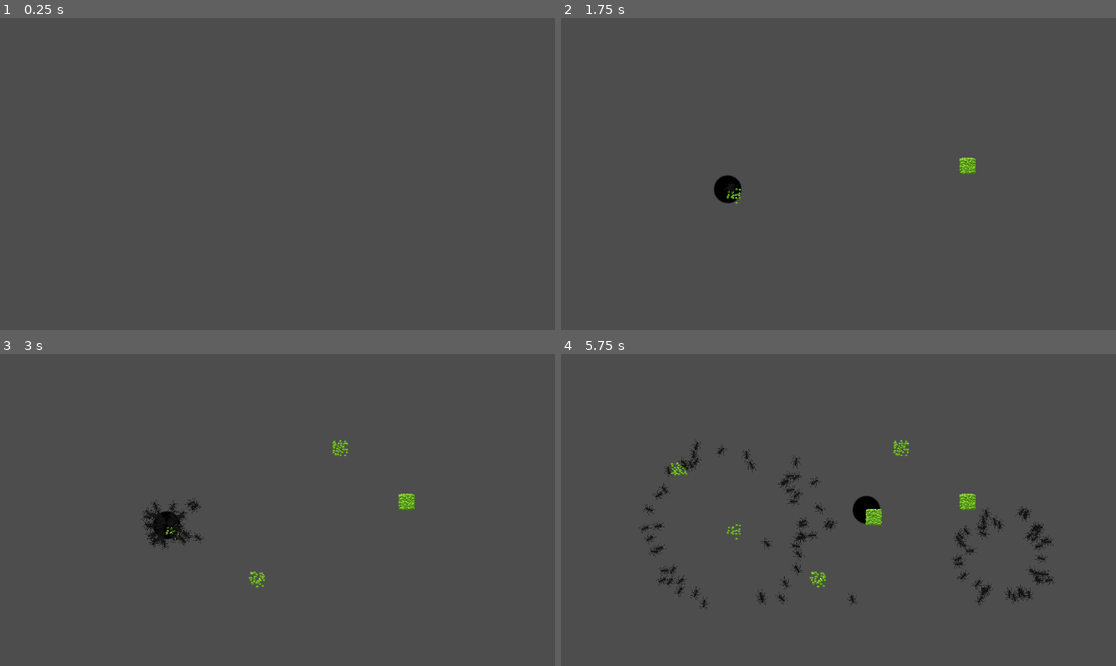
Above: before the commit, frames 1-4 (two rows, left to right).
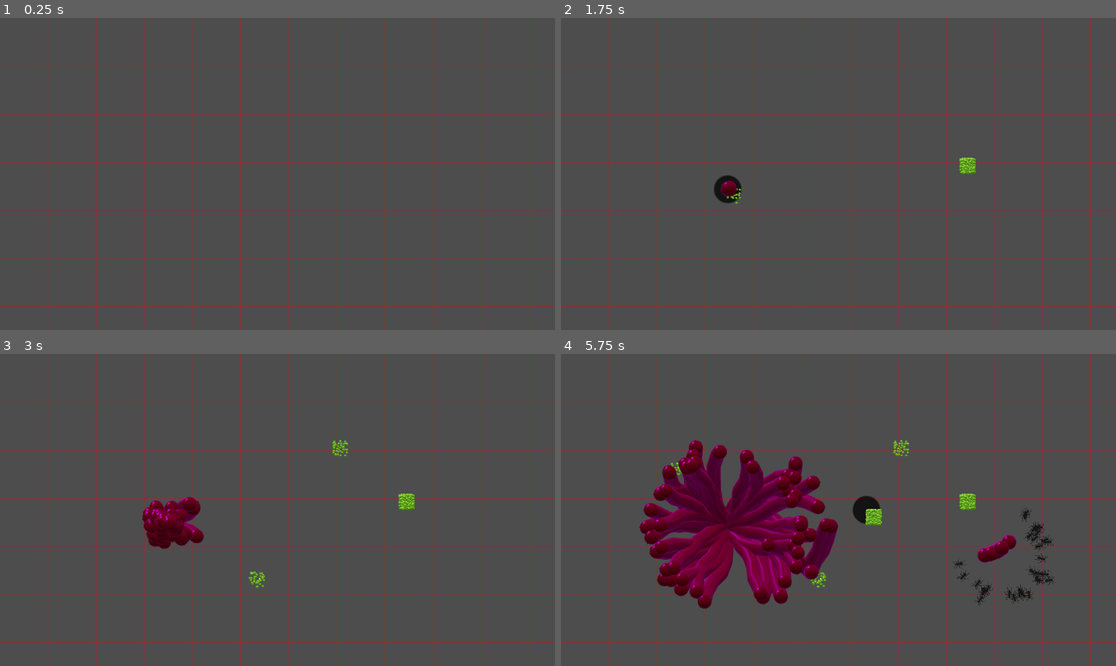
Above: after the commit, the same moments.

Repository: Vivek13130/Ant_colony_simulator
Game: Godot game, scene res://Scenes/main_scene/main_scene.tscn
The game is run twice, just before and just after one commit, with the same random seed, the same clock (stepped at 60 frames per second) and the same inputs.
Inputs (mouse positions are in pixels of both pictures, inside the frame that each line leads up to):
- Up to frame 1 (0.25 s): no input
- Up to frame 2 (1.75 s): tap Enter at 0.5 s; move the mouse to (960, 158) at 0.52 s; hold F (add_food) 0.53-1.28 s; tap H (add_home_base) at 0.8, 1.35 s; tap Space at 1.25 s; move the mouse to (727, 189) at 1.27 s; tap A (spawn_ant) at 1.55 s
- Up to frame 3 (3 s): move the mouse to (333, 441) at 2.02 s; hold A (spawn_ant) 2.03-2.78 s; tap F (add_food) at 2.3, 2.85 s; move the mouse to (249, 572) at 2.77 s
- Up to frame 4 (5.75 s): tap H (add_home_base) at 3.05, 3.6, 5.3 s; move the mouse to (1005, 556) at 3.52 s; hold A (spawn_ant) 3.53-4.28 s; move the mouse to (672, 463) at 4.27 s; tap A (spawn_ant) at 4.35 s; tap F (add_food) at 4.55 s; move the mouse to (866, 510) at 5.02 s; hold F (add_food) from 5.03 s (still down)

The runs differ from the first frame. In frame 1, 2.7% of the frame differs, in the area x 0-100%, y 0-100%; in frame 2, 2.8%; in frame 3, 4.0%; in frame 4, 15%.

Commit message:
2nd commit
ants can detect food now , added some debugging system as well ...

now working on pheromones

Diff:
--- a/Scenes/ant/ant.gd
+++ b/Scenes/ant/ant.gd
@@ -4,24 +4,34 @@
 #movement variables
 var speed := 50
 var current_direction = Vector2.ZERO
+
 var time_since_last_change = 0.0
 var direction_change_interval = 0.5
 var window_margin :int = 10
 
 var target_position = null
+var ant_has_food : bool = false
 var returning_home = false
 var random_direction = Vector2.ZERO
+
+var food_found = null # a var to store the food found by an ant for debugging purposes
+var fps_counter : int = 0 # to remove the lines from the ants that are not detecting the food now
 
 const PHEROMONE_SCENE : PackedScene = preload("res://Scenes/pheromone/pheromone.tscn")
 
 # Called when the node enters the scene tree for the first time.
 func _ready():
-	randomize()
+	pass
+	#randomize()
 
 # Called every frame. 'delta' is the elapsed time since the previous frame.
 func _process(delta):
-	if returning_home:
+
+
+	if ant_has_food:
 		drop_pheromones(delta)
+	else :
+		detect_food()
 
 	if target_position != null:
 		move_to_target(delta)
@@ -48,13 +58,13 @@
 
 
 
-func avoid_obstacle(x , y):
+func avoid_obstacle(x , y) -> void:
 	# Move the ant away from the obstacle by reversing direction
 	position.x += x
 	position.y += y
 	current_direction = -current_direction
 
-func move_randomly(delta):
+func move_randomly(delta) -> void:
 	time_since_last_change += delta
 
 	if current_direction == Vector2.ZERO or time_since_last_change >= direction_change_interval:
@@ -73,10 +83,10 @@
 	move_and_slide()
 
 
-func set_new_target(new_target):
+func set_new_target(new_target) -> void:
 	target_position = new_target
 
-func is_near_window_edge() :
+func is_near_window_edge() -> void:
 	var viewport_rect = get_viewport_rect()
 	var pos = global_position
 
@@ -97,3 +107,38 @@
 	var pheromone_instance = PHEROMONE_SCENE.instantiate()
 	pheromone_instance.position = $".".global_position
 	get_tree().root.get_node("main_scene").get_node("pheromone_manager").add_child(pheromone_instance)
+
+
+
+func detect_food() -> void :
+	var ant_position = global_position
+	var cell_pos = auto_load.world_pos_to_grid(ant_position)
+
+	# we have the current cell, we have to detect food in neigh. 8 cells as well as this cell
+	for dx in range(-1, 2):
+		for dy in range(-1, 2):
+			var neighbour_cell = cell_pos + Vector2(dx , dy)
+
+			if auto_load.food_items_grid.has(neighbour_cell):
+
+				for food in auto_load.food_items_grid[neighbour_cell]:
+
+					if global_position.distance_to(food.global_position) < auto_load.FOOD_DETECTION_RADIUS:
+						$CPUParticles2D.emitting = true
+						ant_has_food = true
+						target_position = auto_load.home_base_position
+#						food_found = food
+						#queue_redraw()
+					else:
+						food_found = null
+
+
+#func _draw():
+#	if food_found != null:
+#		var local_ant_pos = to_local(global_position)  # Convert ant's global position to local
+#		var local_food_pos = to_local(food_found.global_position)  # Convert food's global position to local
+#		draw_line(local_ant_pos, local_food_pos, auto_load.DEBUGGING_COLOR)
+#		print("line drawn for ", food_found.global_position)
+#	else:
+#		draw_line(Vector2.ZERO, Vector2.ZERO , auto_load.DEBUGGING_COLOR)
+#		print("line reset ")
--- a/Scenes/ant/ant.tscn
+++ b/Scenes/ant/ant.tscn
@@ -21,8 +21,11 @@
 
 [node name="CPUParticles2D" type="CPUParticles2D" parent="."]
 emitting = false
-amount = 50
-lifetime = 5.0
-direction = Vector2(0, 0)
-spread = 0.0
+amount = 10
+lifetime = 0.1
+one_shot = true
+direction = Vector2(1, 1)
+spread = 180.0
 gravity = Vector2(0, 0)
+initial_velocity_min = 200.0
+initial_velocity_max = 200.0
--- a/Scenes/auto_load.gd
+++ b/Scenes/auto_load.gd
@@ -1,5 +1,36 @@
 extends Node
 
+#constants
+const FOOD_SCATTER_QUANTITY = 10
+const FOOD_SCATTER_RADIUS = 30
+
+const CELL_SIZE = 100 # screen is divided into grid
+
+const PHEROMONE_LIFETIME = 5.0
+const PHEROMONE_STRENGTH = 1.0
+const PHEROMONE_DECAY_RATE = PHEROMONE_STRENGTH / PHEROMONE_LIFETIME
+
+const FOOD_DETECTION_RADIUS = 100
+
+const DEBUGGING_COLOR :Color = Color(1, 0, 0, 0.5)
+
+var home_base_position = null
+
+# packed scenes
+const HOME_BASE_SCENE:PackedScene = preload("res://Scenes/home_base/home_base.tscn")
+const ANT_SCENE : PackedScene = preload("res://Scenes/ant/ant.tscn")
+const FOOD_SCENE : PackedScene = preload("res://Scenes/food_item/food_item.tscn")
+
+
+# storage
+var food_items_grid = {} # Dictionary to store food_items positions in grids
+var pheromones_home = {}  # Dictionary for home pheromones
+var pheromones_food = {}  # Dictionary for food pheromones
+var ants = [] # list of all ant instances
 
 func set_ant_target_to_home(body):
 	pass
+
+
+func world_pos_to_grid(vec2 : Vector2) -> Vector2:
+	return Vector2(floor(vec2.x / CELL_SIZE) , floor(vec2.y / CELL_SIZE))
--- a/Scenes/food_item/food_item.gd
+++ b/Scenes/food_item/food_item.gd
@@ -12,4 +12,4 @@
 
 
 func _on_food_detection_zone_body_entered(body):
-	AutoLoad.set_ant_target_to_home(body)
+	auto_load.set_ant_target_to_home(body)
--- a/Scenes/home_base/home_base.tscn
+++ b/Scenes/home_base/home_base.tscn
@@ -13,7 +13,7 @@
 shape = SubResource("CircleShape2D_4tgo3")
 
 [node name="Sprite2D" type="Sprite2D" parent="."]
-self_modulate = Color(0, 0, 0, 1)
+self_modulate = Color(0, 0, 0, 0.745098)
 texture = ExtResource("1_fhjy4")
 region_enabled = true
 region_rect = Rect2(114, 100.5, 59, 60)
--- /dev/null
+++ b/Scenes/main_scene/grid_for_debugging.gd
@@ -0,0 +1,18 @@
+extends Node2D
+
+@export var cell_size = auto_load.CELL_SIZE  # Size of each grid cell
+@export var grid_color = auto_load.DEBUGGING_COLOR  # Color for grid lines (semi-transparent red)
+
+func _draw():
+	var viewport_rect = get_viewport_rect()
+
+	# Draw vertical lines
+	for x in range(0, viewport_rect.size.x, cell_size):
+		draw_line(Vector2(x, 0), Vector2(x, viewport_rect.size.y), grid_color)
+
+	# Draw horizontal lines
+	for y in range(0, viewport_rect.size.y, cell_size):
+		draw_line(Vector2(0, y), Vector2(viewport_rect.size.x, y), grid_color)
+
+func _ready():
+	_draw()  # Call update to redraw the grid
--- a/Scenes/main_scene/main_scene.gd
+++ b/Scenes/main_scene/main_scene.gd
@@ -1,21 +1,22 @@
 extends Node2D
 
 
-#constants
-const FOOD_SCATTER_QUANTITY = 10
-const FOOD_SCATTER_RADIUS = 30
-const CELL_SIZE = 50
+#constants - IN AUTOLOAD
+var food_scatter_quantity = auto_load.FOOD_SCATTER_QUANTITY
+var food_scatter_radius = auto_load.FOOD_SCATTER_RADIUS
+var cell_size = auto_load.CELL_SIZE
 
-# packed scenes
-const HOME_BASE_SCENE:PackedScene = preload("res://Scenes/home_base/home_base.tscn")
-const ANT_SCENE : PackedScene = preload("res://Scenes/ant/ant.tscn")
-const FOOD_SCENE : PackedScene = preload("res://Scenes/food_item/food_item.tscn")
+# packed scenes - defined in autoload , referenced here
+var home_base_scene = auto_load.HOME_BASE_SCENE
+var ant_scene = auto_load.ANT_SCENE
+var food_scene = auto_load.FOOD_SCENE
+
 
 # storage
-var food_items_grid = {} # dictionary to store food_items positions in grids
-var pheromones_home = {} # home pheromones storage
-var pheromones_food = {} # food pheromones storage
-var ants = [] # list of all ant instances
+var food_items_grid = auto_load.food_items_grid # dictionary to store food_items positions in grids
+var pheromones_home = auto_load.pheromones_home # home pheromones storage
+var pheromones_food = auto_load.pheromones_food # food pheromones storage
+var ants = auto_load.ants # list of all ant instances
 
 # variables
 var home_base_instance = null  # To store the home base
@@ -47,37 +48,39 @@
 	ants_spawn_position = click_position
 
 	if home_base_instance == null :
-		home_base_instance = HOME_BASE_SCENE.instantiate()
+		home_base_instance = auto_load.HOME_BASE_SCENE.instantiate()
 		home_base_instance.position = click_position
 		$".".add_child(home_base_instance)
 
 	else:
 		home_base_instance.position = click_position
 
+	auto_load.home_base_position = click_position
+
 
 func add_food():
 	var click_position = get_global_mouse_position()
 
-	for i in range(FOOD_SCATTER_QUANTITY):
-		var food_instance = FOOD_SCENE.instantiate()
+	for i in range(food_scatter_quantity):
+		var food_instance = food_scene.instantiate()
 
 		var random_scatter: Vector2 = Vector2.ZERO
-		random_scatter.x = randf() * FOOD_SCATTER_RADIUS
-		random_scatter.y = randf() * FOOD_SCATTER_RADIUS
+		random_scatter.x = randf() * food_scatter_radius
+		random_scatter.y = randf() * food_scatter_radius
 		var final_pos = click_position + random_scatter
 
 		food_instance.position = final_pos
 
-		var grid_cell_pos = world_pos_to_grid(final_pos)
+		var grid_cell_pos = auto_load.world_pos_to_grid(final_pos)
 		if not food_items_grid.has(grid_cell_pos):
 			food_items_grid[grid_cell_pos] = []
 		food_items_grid[grid_cell_pos].append(food_instance)
 		$food_manager.add_child(food_instance)
 
-		print("added food to grid cell : ", grid_cell_pos)
+		# print("added food to grid cell : ", grid_cell_pos)
 
 func remove_food_from_grid(food):
-	var grid_cell_pos = world_pos_to_grid(food.position)
+	var grid_cell_pos = auto_load.world_pos_to_grid(food.position)
 	if food_items_grid.has(grid_cell_pos):
 		food_items_grid[grid_cell_pos].erase(food)
 
@@ -87,10 +90,7 @@
 func spawn_ant():
 	if ants_spawn_position != null :
 		var ants_position = get_global_mouse_position()
-		var ant_instance = ANT_SCENE.instantiate()
+		var ant_instance = auto_load.ANT_SCENE.instantiate()
 		ant_instance.position = ants_spawn_position
 		$ants_manager.add_child(ant_instance)
 		ants.append(ant_instance)
-
-func world_pos_to_grid(vec2 : Vector2) -> Vector2:
-	return Vector2(floor(vec2.x / CELL_SIZE) , floor(vec2.y / CELL_SIZE))
--- a/Scenes/main_scene/main_scene.tscn
+++ b/Scenes/main_scene/main_scene.tscn
@@ -1,6 +1,7 @@
-[gd_scene load_steps=2 format=3 uid="uid://7ctrl1c3fvvb"]
+[gd_scene load_steps=3 format=3 uid="uid://7ctrl1c3fvvb"]
 
 [ext_resource type="Script" path="res://Scenes/main_scene/main_scene.gd" id="1_lfk46"]
+[ext_resource type="Script" path="res://Scenes/main_scene/grid_for_debugging.gd" id="2_yqxcm"]
 
 [node name="main_scene" type="Node2D"]
 script = ExtResource("1_lfk46")
@@ -10,3 +11,6 @@
 [node name="ants_manager" type="Node" parent="."]
 
 [node name="pheromone_manager" type="Node" parent="."]
+
+[node name="grid_for_debugging" type="Node2D" parent="."]
+script = ExtResource("2_yqxcm")
--- a/Scenes/pheromone/pheromone.gd
+++ b/Scenes/pheromone/pheromone.gd
@@ -1,7 +1,7 @@
 extends Node2D
 
-var initial_strength = 1.0
-var decay_rate = 0.01
+var initial_strength = auto_load.PHEROMONE_STRENGTH
+var decay_rate = auto_load.PHEROMONE_DECAY_RATE
 
 var strength = initial_strength
 var sprite = null
--- a/project.godot
+++ b/project.godot
@@ -18,7 +18,7 @@
 
 [autoload]
 
-AutoLoad="*res://Scenes/auto_load.gd"
+auto_load="*res://Scenes/auto_load.gd"
 
 [input]
 
